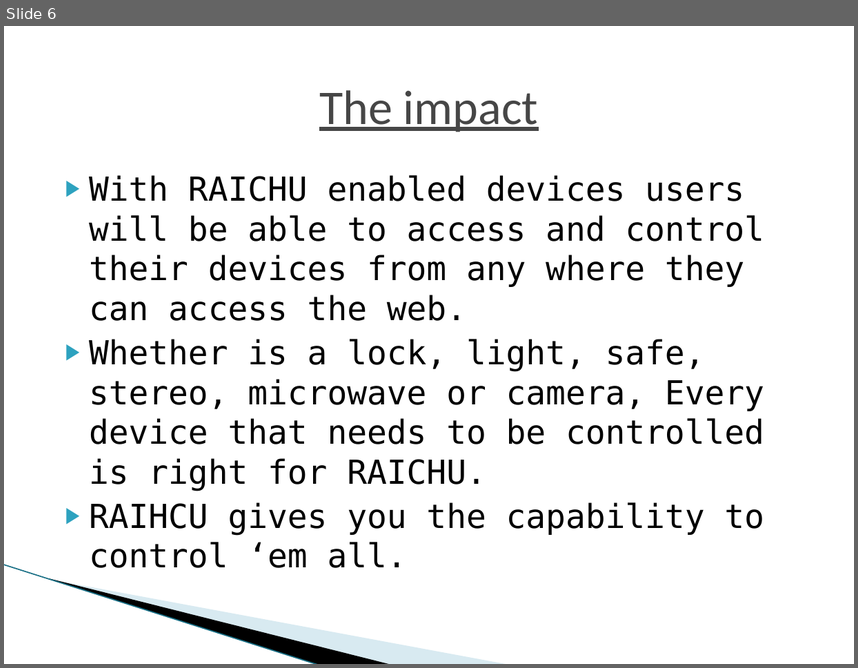
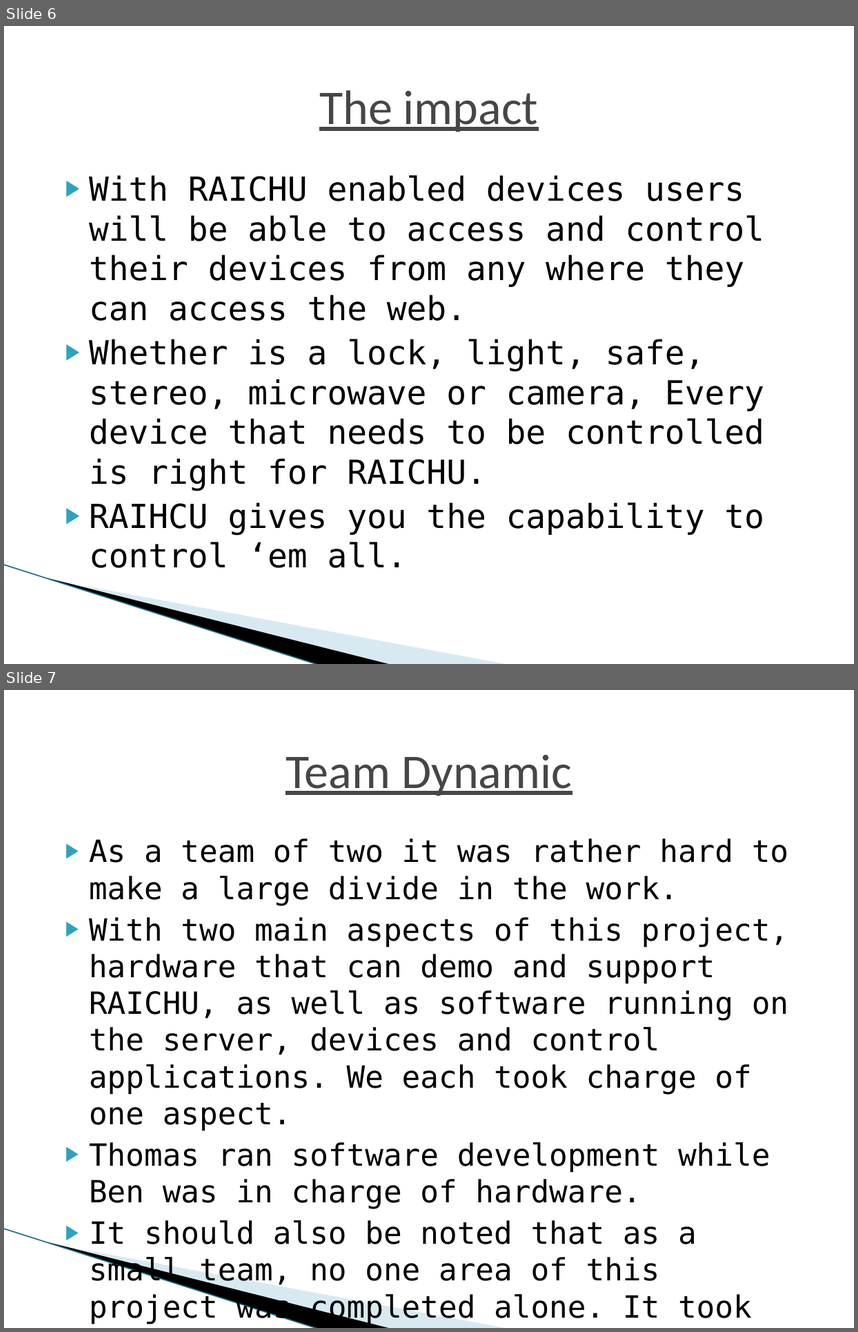
Before and after one commit to nomastmas/raichu, a slide deck: docs/final_presentation.pptx. Shown one above the other, each under a label of ours: slide 6 before the commit, slides 6 and 7 after it. The pictures are 858x668 and 858x1332 pixels, drawn with LibreOffice and Linux fonts; fonts in the diff are those of the drawing; background and template pictures are left out. Boxes give left, top, right and bottom in pixels: in the first picture for what was removed or moved away, otherwise in the second. Text is boxed around its words. In the diff, an @@ line names an element or a change of style, - is before the commit and + after.

```diff
--- a/docs/final_presentation.pptx
+++ b/docs/final_presentation.pptx
@@ slide 7 added at (x1=4, y1=690, x2=854, y2=1328), background #FFFFFF; not listed: 3 template elements that a slide beside it also shows @@
@@ title added at (x1=286, y1=755, x2=572, y2=796), 41 pt, text #464646, underline @@
+Team Dynamic
@@ text added at (x1=89, y1=838, x2=789, y2=1324), 25.9 pt, text #000000 @@
+▶ As a team of two it was rather hard to make a large divide in the work.
+▶ With two main aspects of this project, hardware that can demo and support RAICHU, as well as software running on the server, devices and control applications. We each took charge of one aspect.
+▶ Thomas ran software development while Ben was in charge of hardware.
+▶ It should also be noted that as a small team, no one area of this project was completed alone. It took careful planning and execution by all members to create a working system.
```
Also in this commit, not shown: 2 other slides added.
